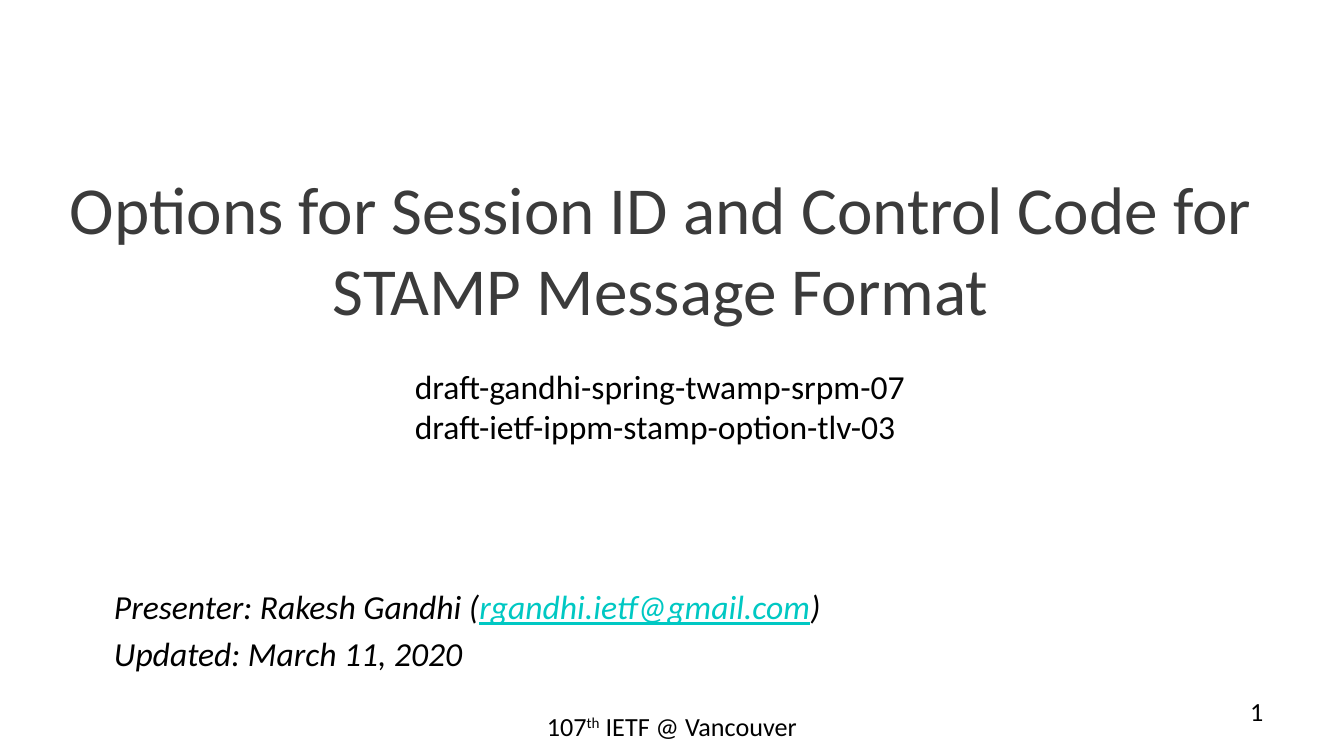
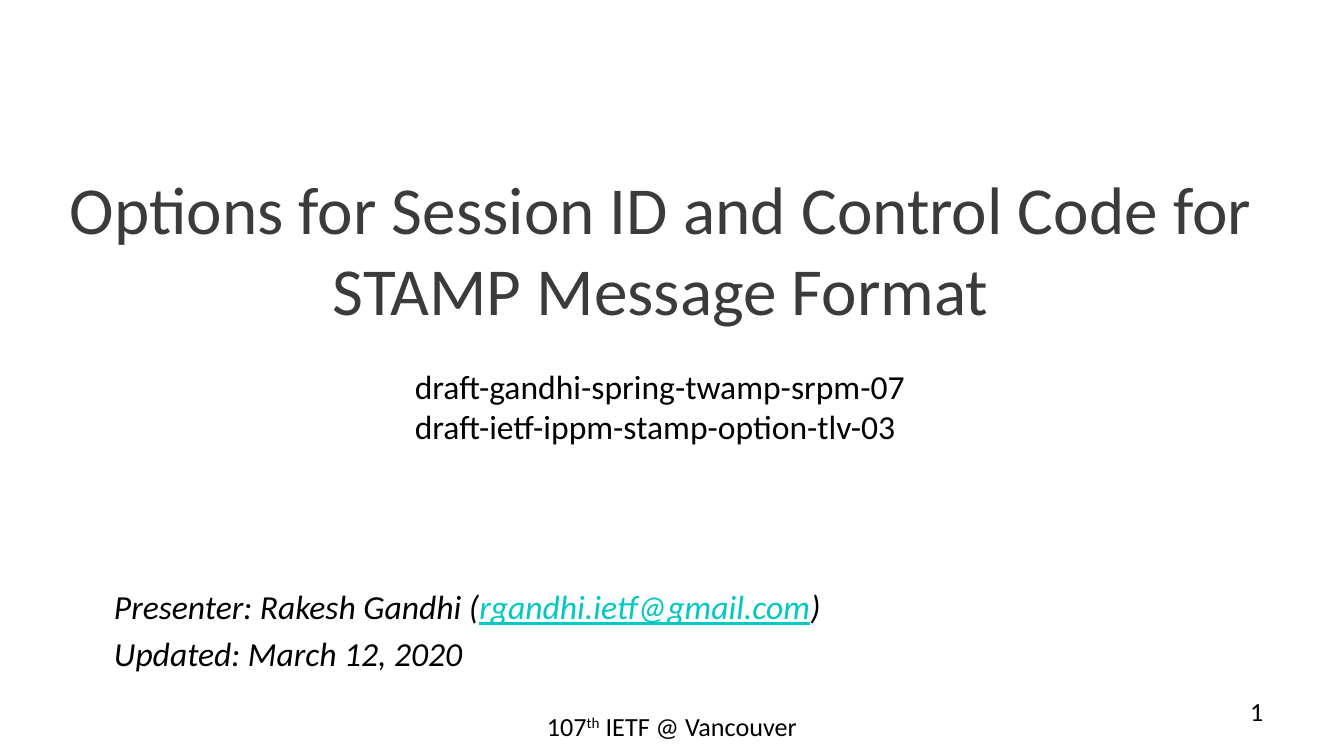
Before and after one commit to rakgandhi/ietf-public, a slide deck: slide 1 of ietf-stamp-session-id-rev1.pptx. Drawn at 1344x756 pixels with LibreOffice and Linux fonts; fonts in the diff are those of the drawing. Boxes give left, top, right and bottom in pixels: in the first picture for what was removed or moved away, otherwise in the second. Text is boxed around its words. In the diff, an @@ line names an element or a change of style, - is before the commit and + after.

```diff
--- a/ietf-stamp-session-id-rev1.pptx
+++ b/ietf-stamp-session-id-rev1.pptx
@@ text at box(114, 642, 462, 672): text changed @@
-Updated: March 11, 2020
+Updated: March 12, 2020
```
Also in this commit, not shown: 6 other slides changed, 1 slide added, 1 other file.
